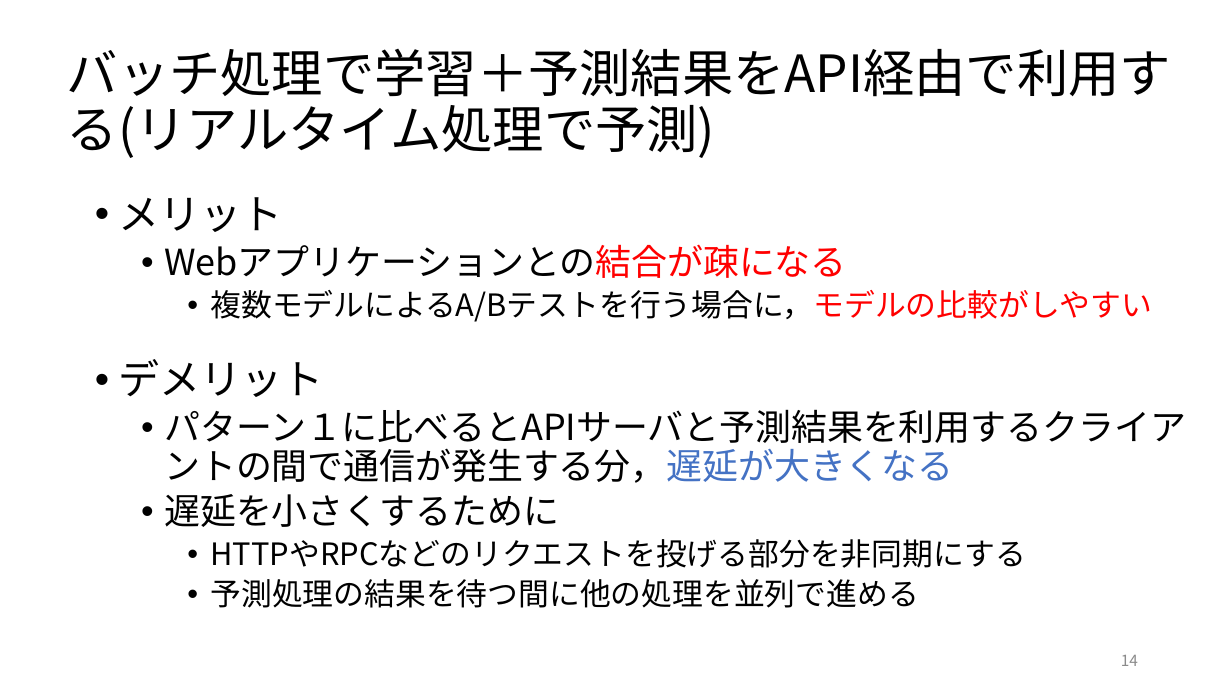
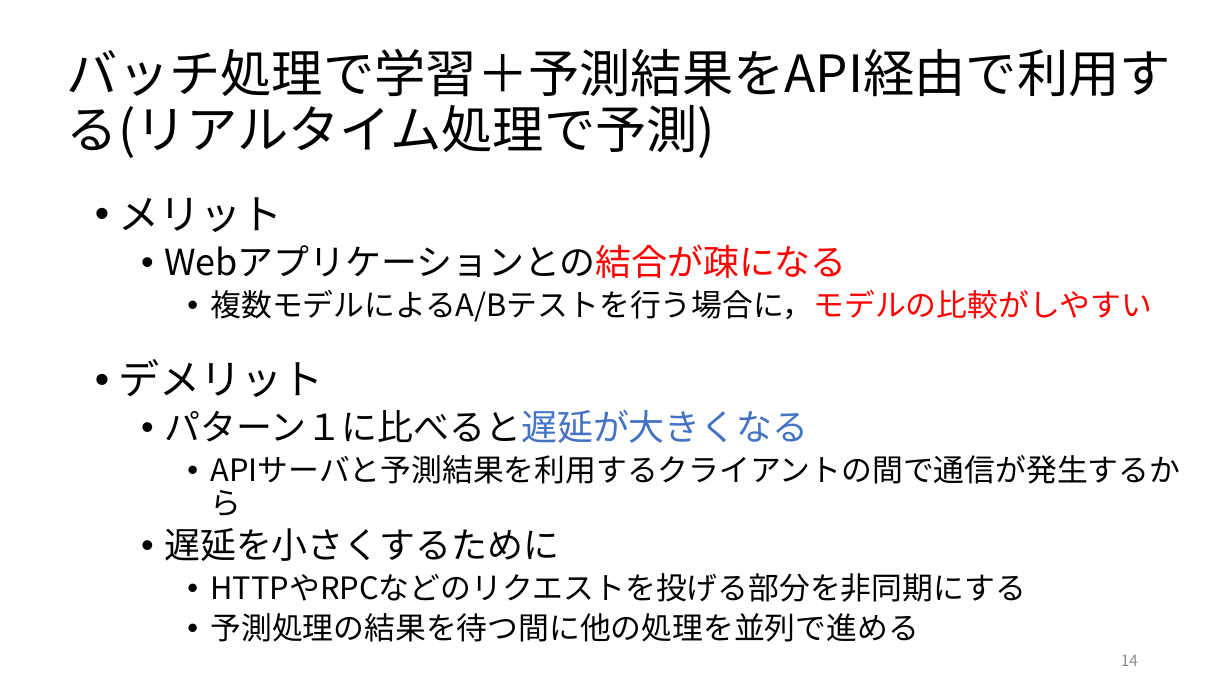
Before and after one commit to ryosuke-ku/Rinko, a slide deck: slide 14 of 仕事ではじめる機械学習第4章.pptx. Drawn at 1232x693 pixels with LibreOffice and Linux fonts; fonts in the diff are those of the drawing. Boxes give left, top, right and bottom in pixels: in the first picture for what was removed or moved away, otherwise in the second. Text is boxed around its words. In the diff, an @@ line names an element or a change of style, - is before the commit and + after.

```diff
--- a/仕事ではじめる機械学習第4章.pptx
+++ b/仕事ではじめる機械学習第4章.pptx
@@ text at [164, 410, 808, 443]: text changed; size 28 to 24 pt @@
-  • パターン１に比べるとAPIサーバと予測結果を利用するクライアントの間で通信が発生する分，遅延が大きくなる
+  • パターン１に比べると遅延が大きくなる
+    • APIサーバと予測結果を利用するクライアントの間で通信が発生するから
```
Also in this commit, not shown: 6 other slides changed, 1 slide added, 2 other files.
